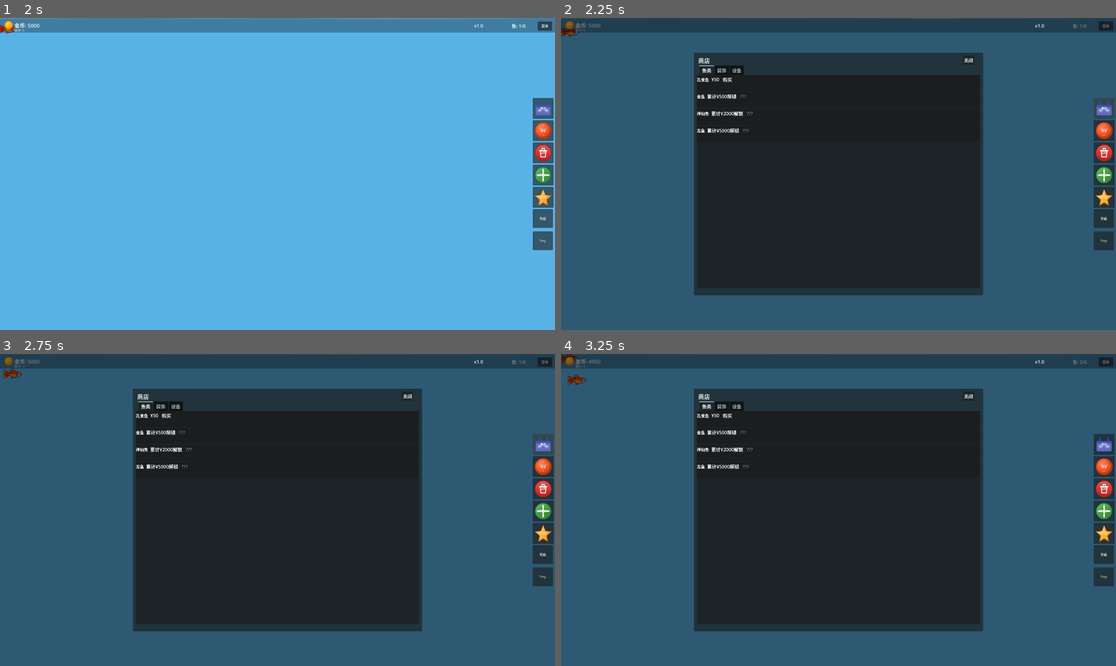
Above: before the commit, frames 1-4 (two rows, left to right).
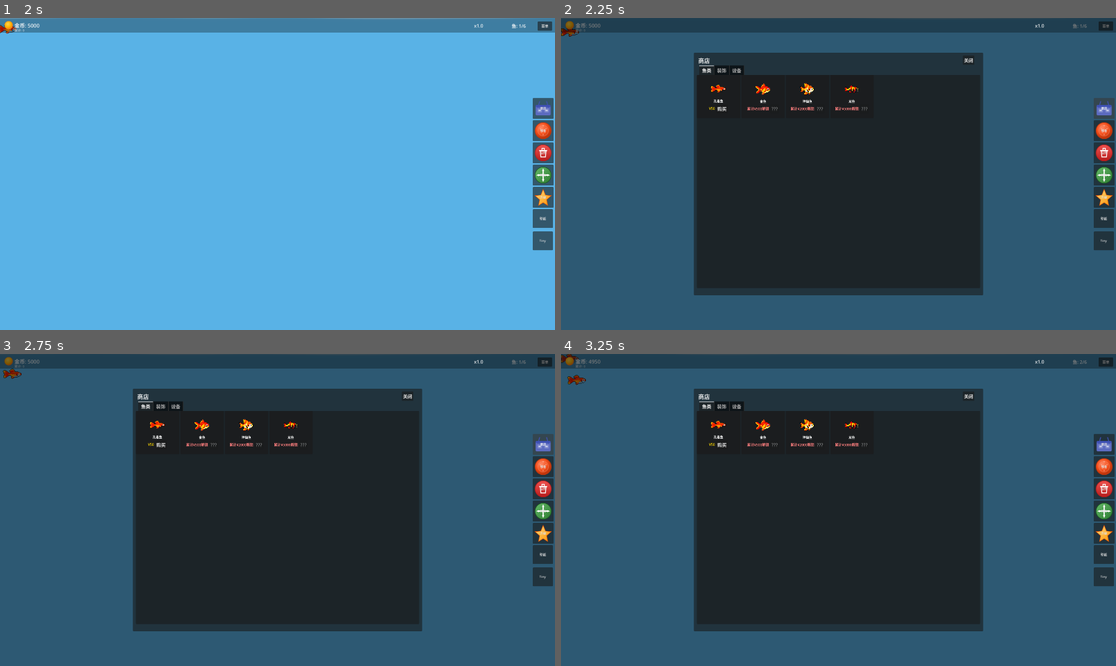
Above: after the commit, the same moments.

Repository: ZhanXuzhao/Deskquarium
Game: Godot game, scene res://main.tscn
Two runs of this game, one before a commit and one after it. Both use one fixed random seed, a clock stepped at 60 frames per second and the inputs below.
Inputs:
- Up to frame 1 (2 s): click "菜单" at 0.5 s; click "重新开始游戏" at 1.25 s
- Up to frame 2 (2.25 s): click "商店" at 2 s
- Up to frame 3 (2.75 s): no input
- Up to frame 4 (3.25 s): click "购买" at 2.75 s

Frame 1 is identical in both runs. In frame 2, 0.7% of the frame differs, in the area x 24-56%, y 19-37%; in frame 3, 0.7%; in frame 4, 0.7%.

Commit message:
商店鱼类列表改为卡片布局（与装饰品一致）
- 新增 FishCard 场景和脚本，结构与 DecorationCard 一致
- 鱼类列表容器从 VBoxContainer 改为 GridContainer，自动计算列数
- 商店鱼类条目改用 FishCard 卡片替代旧的内联 Panel+HBoxContainer
- 更新 shop_panel.gd 中的旧实现以保持一致性

Diff:
--- /dev/null
+++ b/scenes/ui/fish_card/fish_card.gd
@@ -0,0 +1,63 @@
+class_name FishCard
+extends Panel
+
+signal buy_pressed(species: int)
+
+var species: int = -1
+
+@onready var preview: TextureRect = %Preview
+@onready var name_label: Label = %NameLabel
+@onready var price_label: Label = %PriceLabel
+@onready var buy_button: Button = %BuyButton
+
+
+func setup(type: int) -> void:
+	species = type
+
+	buy_button.pressed.connect(_on_buy_button_pressed)
+	preview.gui_input.connect(_on_preview_gui_input)
+
+	var tex_path := FishData.get_texture_path(type)
+	var tex := load(tex_path) as Texture2D if ResourceLoader.exists(tex_path) else null
+
+	if tex:
+		preview.texture = tex
+		preview.modulate = Color(1, 1, 1, 1)
+	else:
+		preview.texture = null
+		preview.modulate = Color(0.3, 0.3, 0.3, 1)
+
+	name_label.text = FishData.get_species_name(type)
+
+	var is_unlocked := Global.unlocked_species[type]
+	if is_unlocked:
+		var cost: int = FishData.get_buy_cost(type)
+		price_label.text = "¥%d" % cost
+	else:
+		var req: Dictionary = FishData.get_unlock_requirement(type)
+		price_label.text = "累计¥%d解锁" % req.value
+		price_label.modulate = Color(1, 0.5, 0.5, 1)
+
+	refresh()
+
+
+func _on_buy_button_pressed() -> void:
+	buy_pressed.emit(species)
+
+
+func _on_preview_gui_input(event: InputEvent) -> void:
+	if event is InputEventMouseButton and event.pressed and event.button_index == MOUSE_BUTTON_LEFT:
+		buy_pressed.emit(species)
+
+
+func refresh() -> void:
+	if species < 0:
+		return
+	var is_unlocked := Global.unlocked_species[species]
+	if is_unlocked:
+		var cost := FishData.get_buy_cost(species)
+		buy_button.disabled = Global.coins < cost or not Global.can_add_fish()
+		buy_button.text = "购买"
+	else:
+		buy_button.disabled = true
+		buy_button.text = "???"
--- /dev/null
+++ b/scenes/ui/fish_card/fish_card.tscn
@@ -0,0 +1,62 @@
+[gd_scene format=3 uid="uid://dc3r4jv6o5a7x"]
+
+[ext_resource type="Script" uid="uid://dof6poxyq24c2" path="res://scenes/ui/fish_card/fish_card.gd" id="1"]
+[ext_resource type="Texture2D" uid="uid://b63ow3bbexjti" path="res://assets/fish/fish_guppy.png" id="2_5pxlb"]
+
+[node name="FishCard" type="Panel"]
+custom_minimum_size = Vector2(150, 150)
+size_flags_horizontal = 4
+script = ExtResource("1")
+
+[node name="PreviewCenter" type="CenterContainer" parent="."]
+custom_minimum_size = Vector2(0, 64)
+layout_mode = 1
+anchors_preset = 15
+anchor_right = 1.0
+anchor_bottom = 1.0
+grow_horizontal = 2
+grow_vertical = 2
+size_flags_horizontal = 3
+size_flags_vertical = 4
+
+[node name="VBox" type="VBoxContainer" parent="PreviewCenter"]
+layout_mode = 2
+size_flags_horizontal = 3
+size_flags_vertical = 3
+theme_override_constants/separation = 2
+
+[node name="Preview" type="TextureRect" parent="PreviewCenter/VBox"]
+unique_name_in_owner = true
+custom_minimum_size = Vector2(64, 64)
+layout_mode = 2
+size_flags_horizontal = 4
+size_flags_vertical = 4
+texture = ExtResource("2_5pxlb")
+expand_mode = 1
+stretch_mode = 5
+
+[node name="NameLabel" type="Label" parent="PreviewCenter/VBox"]
+unique_name_in_owner = true
+layout_mode = 2
+size_flags_horizontal = 3
+theme_override_font_sizes/font_size = 11
+text = "fish_name"
+horizontal_alignment = 1
+
+[node name="HBoxContainer" type="HBoxContainer" parent="PreviewCenter/VBox"]
+layout_mode = 2
+
+[node name="PriceLabel" type="Label" parent="PreviewCenter/VBox/HBoxContainer"]
+unique_name_in_owner = true
+modulate = Color(1, 0.85, 0, 1)
+layout_mode = 2
+size_flags_horizontal = 3
+theme_override_font_sizes/font_size = 12
+text = "1000"
+horizontal_alignment = 1
+
+[node name="BuyButton" type="Button" parent="PreviewCenter/VBox/HBoxContainer"]
+unique_name_in_owner = true
+layout_mode = 2
+size_flags_horizontal = 4
+text = "购买"
--- a/scripts/main.gd
+++ b/scripts/main.gd
@@ -29,7 +29,7 @@
 		var visible_top := maxf(0.0, Global.DESIGN_HEIGHT - visible_height)
 		return Rect2(0, visible_top, Global.DESIGN_WIDTH, Global.DESIGN_HEIGHT - visible_top)
 
-var _fish_shop_list: VBoxContainer
+var _fish_shop_list: GridContainer
 var _deco_shop_list: GridContainer
 var _equip_shop_list: VBoxContainer
 var _fish_info_panel: Panel = null
@@ -572,7 +572,7 @@
 	var fish_scroll := ScrollContainer.new()
 	fish_scroll.size_flags_horizontal = Control.SIZE_EXPAND_FILL
 	fish_scroll.size_flags_vertical = Control.SIZE_EXPAND_FILL
-	_fish_shop_list = VBoxContainer.new()
+	_fish_shop_list = GridContainer.new()
 	_fish_shop_list.name = "FishList"
 	_fish_shop_list.size_flags_horizontal = Control.SIZE_EXPAND_FILL
 	fish_scroll.add_child(_fish_shop_list)
@@ -1059,6 +1059,15 @@
 		_refresh_shop_ui()
 
 
+func _update_fish_columns() -> void:
+	if _fish_shop_list == null:
+		return
+	var available := _fish_shop_list.size.x
+	if available <= 0:
+		available = 960.0
+	_fish_shop_list.columns = maxi(1, int(available / 160))
+
+
 func _update_decoration_columns() -> void:
 	if _deco_shop_list == null:
 		return
@@ -1087,6 +1096,7 @@
 			continue
 		_add_fish_shop_entry(_fish_shop_list, species)
 
+	_update_fish_columns()
 	_update_decoration_columns()
 
 	for deco_type in DecorationData.DecorationType.values() as Array[int]:
@@ -1098,41 +1108,13 @@
 		_add_equip_shop_entry(_equip_shop_list, eq_type)
 
 
-func _add_fish_shop_entry(parent: VBoxContainer, species: int) -> void:
-	var panel := Panel.new()
-	panel.custom_minimum_size = Vector2(0, 55)
-
-	var hbox := HBoxContainer.new()
-	hbox.size_flags_horizontal = Control.SIZE_EXPAND_FILL
-	hbox.add_theme_constant_override("separation", 8)
-
-	var name_label := Label.new()
-	name_label.text = FishData.get_species_name(species)
-	name_label.size_flags_horizontal = Control.SIZE_EXPAND_FILL
-	name_label.add_theme_font_size_override("font_size", 14)
-
-	var is_unlocked := Global.unlocked_species[species]
-	var info_label := Label.new()
-	var buy_btn := Button.new()
-
-	if is_unlocked:
-		var cost: int = FishData.get_buy_cost(species)
-		info_label.text = "¥%d" % cost
-		buy_btn.text = "购买"
-		buy_btn.disabled = Global.coins < cost or not Global.can_add_fish()
-		var s: int = species
-		buy_btn.pressed.connect(func(): _buy_fish(s))
-	else:
-		var req: Dictionary = FishData.get_unlock_requirement(species)
-		info_label.text = "累计¥%d解锁" % req.value
-		buy_btn.text = "???"
-		buy_btn.disabled = true
-
-	hbox.add_child(name_label)
-	hbox.add_child(info_label)
-	hbox.add_child(buy_btn)
-	panel.add_child(hbox)
-	parent.add_child(panel)
+func _add_fish_shop_entry(parent: GridContainer, species: int) -> void:
+	var card_scene := preload("res://scenes/ui/fish_card/fish_card.tscn")
+	var card := card_scene.instantiate() as FishCard
+	parent.add_child(card)
+	card.setup(species)
+	var s: int = species
+	card.buy_pressed.connect(func(_type: int): _buy_fish(s))
 
 
 func _add_deco_shop_entry(parent: GridContainer, deco_type: int) -> void:
--- a/scripts/ui/shop_panel.gd
+++ b/scripts/ui/shop_panel.gd
@@ -2,7 +2,7 @@
 
 class_name ShopPanel
 
-@onready var fish_list: VBoxContainer = %FishList
+@onready var fish_list: GridContainer = %FishList
 @onready var decoration_list: GridContainer = %DecorationList
 @onready var tab_container: TabContainer = %TabContainer
 
@@ -21,6 +21,8 @@
 	for c in fish_list.get_children():
 		c.queue_free()
 
+	_update_fish_columns()
+
 	for species in FishData.Species.values() as Array[int]:
 		if species == FishData.Species.COUNT:
 			continue
@@ -28,43 +30,19 @@
 		_add_fish_entry(species)
 
 
+func _update_fish_columns() -> void:
+	var available := fish_list.size.x
+	if available <= 0:
+		available = 960.0
+	fish_list.columns = maxi(1, int(available / 160))
+
+
 func _add_fish_entry(species: int) -> void:
-	var panel := Panel.new()
-	panel.custom_minimum_size = Vector2(0, 60)
-
-	var hbox := HBoxContainer.new()
-	hbox.size_flags_horizontal = Control.SIZE_EXPAND_FILL
-
-	var name_label := Label.new()
-	name_label.text = FishData.get_species_name(species)
-	name_label.size_flags_horizontal = Control.SIZE_EXPAND_FILL
-
-	var info_label := Label.new()
-	var is_unlocked := Global.unlocked_species[species]
-	if is_unlocked:
-		var cost: int = FishData.get_buy_cost(species)
-		info_label.text = "¥%d" % cost
-	else:
-		var req: Dictionary = FishData.get_unlock_requirement(species)
-		info_label.text = "累计¥%d解锁" % req.value
-	info_label.size_flags_horizontal = Control.SIZE_EXPAND_FILL
-	info_label.horizontal_alignment = HORIZONTAL_ALIGNMENT_CENTER
-
-	var buy_btn := Button.new()
-	if is_unlocked:
-		buy_btn.text = "购买"
-		buy_btn.pressed.connect(_on_buy_fish.bind(species))
-		if Global.coins < FishData.get_buy_cost(species) or not Global.can_add_fish():
-			buy_btn.disabled = true
-	else:
-		buy_btn.text = "锁定"
-		buy_btn.disabled = true
-
-	hbox.add_child(name_label)
-	hbox.add_child(info_label)
-	hbox.add_child(buy_btn)
-	panel.add_child(hbox)
-	fish_list.add_child(panel)
+	var card_scene := preload("res://scenes/ui/fish_card/fish_card.tscn")
+	var card := card_scene.instantiate() as FishCard
+	fish_list.add_child(card)
+	card.setup(species)
+	card.buy_pressed.connect(_on_buy_fish)
 
 
 func _populate_decoration_shop() -> void:
Not shown, added: scenes/ui/fish_card/fish_card.gd.uid
